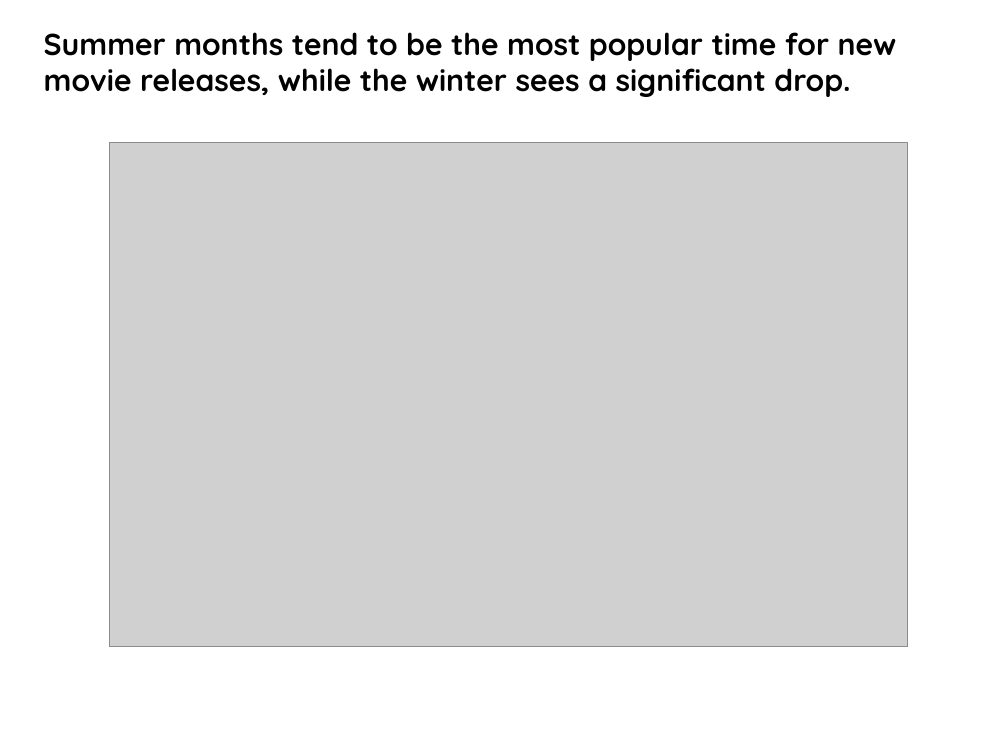
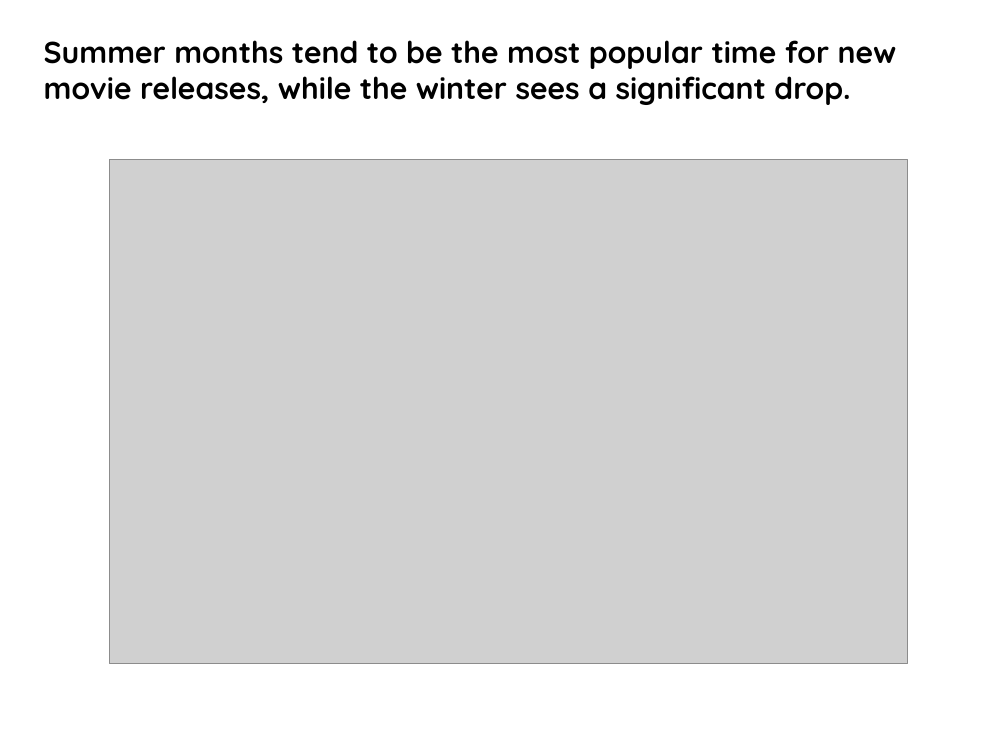
Before and after one commit to katherinebenjamin/Homeworks, a slide deck: slide 6 of Movie.DatabasePicture.pptx. Drawn at 1008x756 pixels with LibreOffice and Linux fonts; fonts in the diff are those of the drawing; grey boxes stand for pictures; background and template pictures are left out. Boxes give left, top, right and bottom in pixels: in the first picture for what was removed or moved away, otherwise in the second. Text is boxed around its words. In the diff, an @@ line names an element or a change of style, - is before the commit and + after.

```diff
--- a/Movie.DatabasePicture.pptx
+++ b/Movie.DatabasePicture.pptx
@@ title "Summer months tend to be ...": place and size @@
-title "Summer months tend to be ..." at <box>44,32,897,97</box>
+title "Summer months tend to be ..." at <box>44,40,897,105</box>
@@ picture: place and size @@
-picture at <box>109,143,907,647</box>
+picture at <box>109,159,907,663</box>
```
Also in this commit, not shown: 4 other slides changed.
